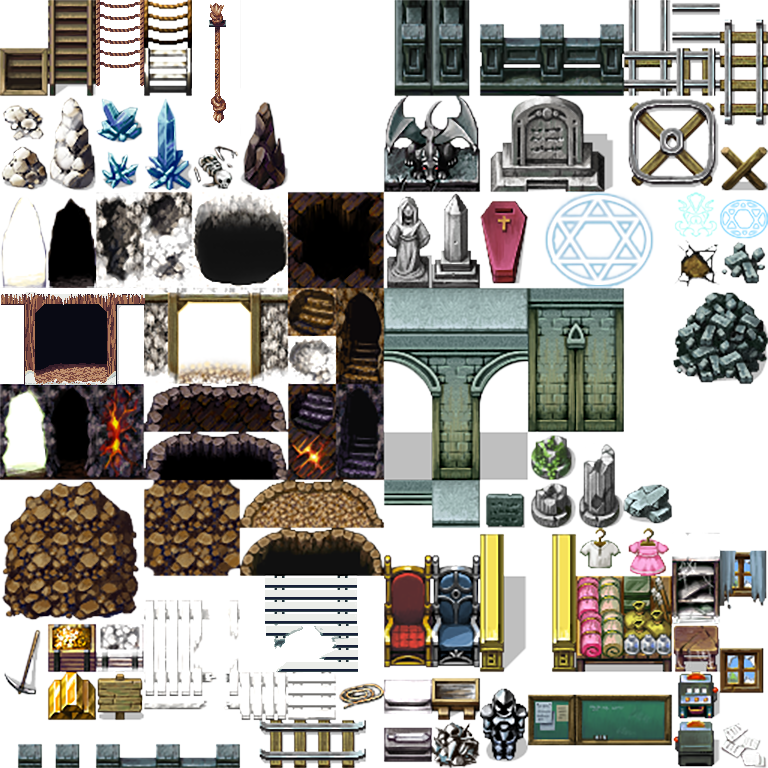
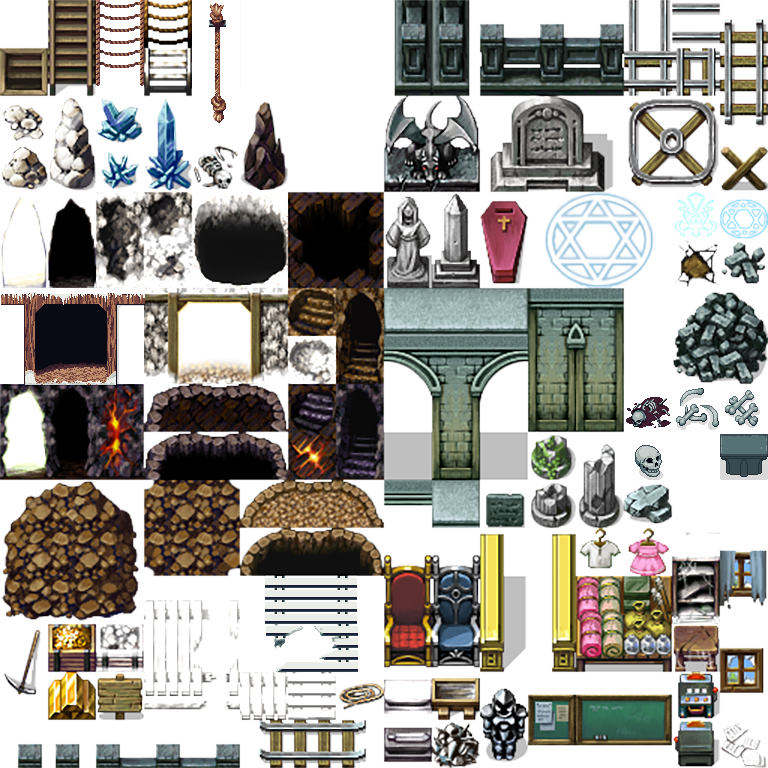
Layers edited between the first and the second 768x768 image:
added layer "Layer 4" above "Layer 3" over [635, 445, 663, 480]
added layer "Layer 3" above "Altar" over [626, 397, 671, 428]
added layer "Altar" above "Layer 2" over [720, 434, 768, 480]
added layer "Layer 2" above "Rope" over [676, 388, 760, 430]